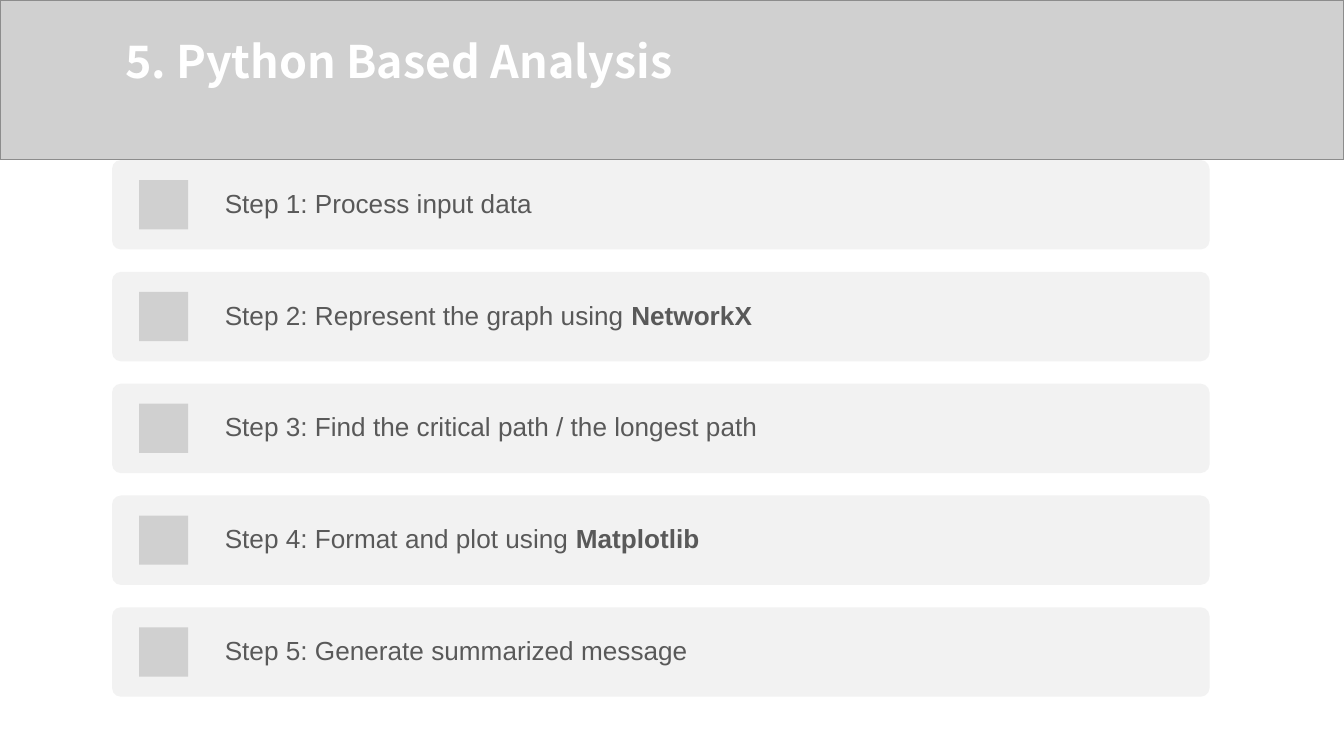
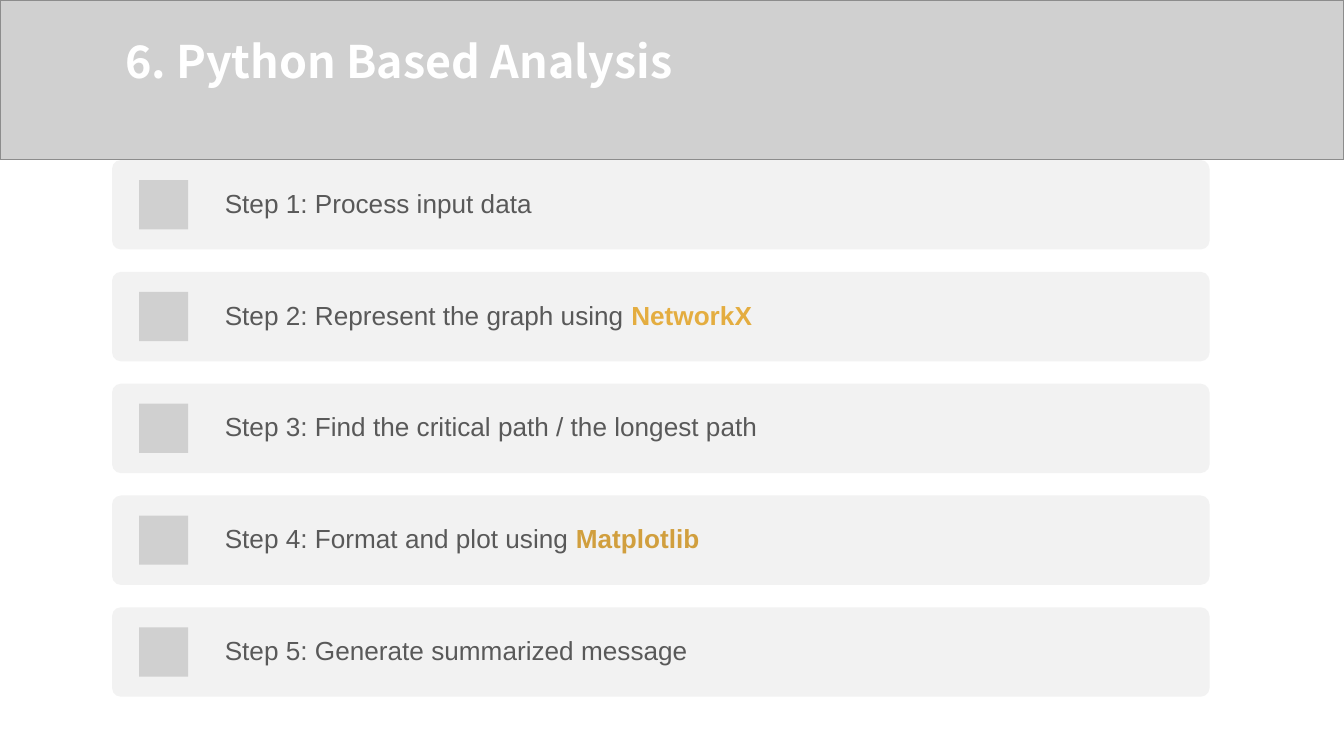
Before and after one commit to z-q-ying/CS-5002-Project, a slide deck: slide 9 of CS_5002_FinalProject_Slides_QiuyingZhou_ZhiweiZhou.pptx (slide 12 before the commit). Drawn at 1344x756 pixels with LibreOffice and Linux fonts; fonts in the diff are those of the drawing; grey boxes stand for pictures. Boxes give left, top, right and bottom in pixels: in the first picture for what was removed or moved away, otherwise in the second. Text is boxed around its words. In the diff, an @@ line names an element or a change of style, - is before the commit and + after.

```diff
--- a/CS_5002_FinalProject_Slides_QiuyingZhou_ZhiweiZhou.pptx
+++ b/CS_5002_FinalProject_Slides_QiuyingZhou_ZhiweiZhou.pptx
@@ text at box(125, 42, 673, 88): text changed @@
-5. Python Based Analysis
+6. Python Based Analysis
@@ text "Step 2: Represent the graph ..." at box(225, 306, 752, 330): text colour #595959 to #E4AD40 in "NetworkX" @@
@@ text "Step 4: Format and plot ..." at box(225, 529, 699, 554): text colour #595959 to #D19F3E in "Matplotlib" @@
```
Also in this commit, not shown: 8 other slides changed, 3 slides added, 8 slides removed, 1 other file.
